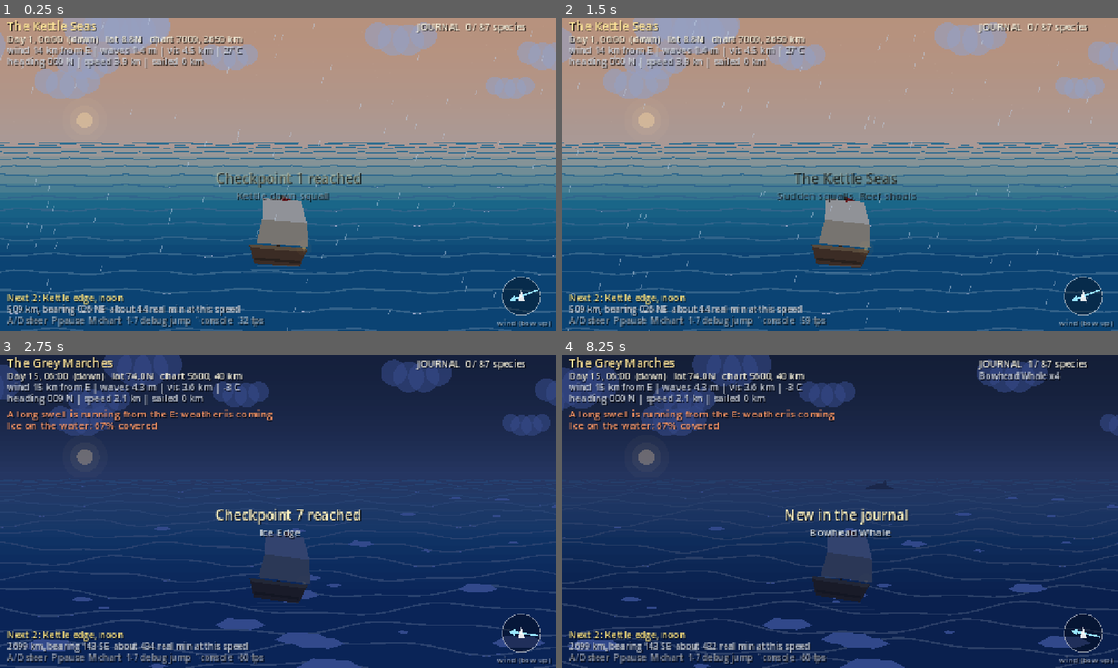
Above: before the commit, frames 1-4 (two rows, left to right).
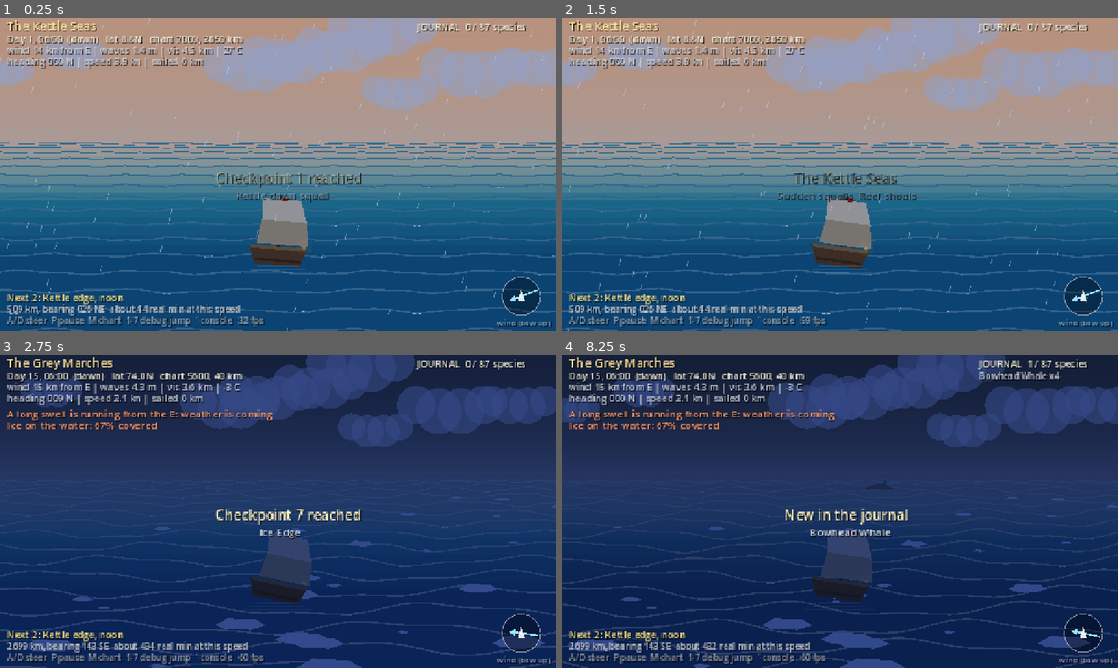
Above: after the commit, the same moments.

Repository: abdalrhmanelsyed500-sudo/Videos-motion
Game: Godot game, scene res://ui/ocean_slice.tscn
Same seed, same stepped clock (60 frames per second), same inputs: the game is played once before the commit and once after it. This scene is started directly instead of the project's main scene.
Inputs:
- Up to frame 1 (0.25 s): no input
- Up to frame 2 (1.5 s): tap Enter at 0.5 s; hold D 0.53-1.28 s; tap Tab at 0.6 s; tap Space at 0.77 s; hold Down from 1.28 s (still down); tap 1 at 1.35 s
- Up to frame 3 (2.75 s): tap Space at 1.52 s; release Down at 2.03 s; hold D from 2.03 s (still down); tap 7 at 2.1 s
- Up to frame 4 (8.25 s): release D at 2.78 s; hold Up 2.78-3.53 s; tap P at 2.85, 7.35 s; tap Space at 3.02, 3.77, 4.25, 4.52, 6.02, 6.77, 7.52 s; hold A 3.53-5.03 s; tap M at 3.6, 8.1 s; tap N at 4.35 s; hold Down 5.03-5.78 s; tap Tab at 5.1 s; hold D 5.78-6.53 s; tap 1 at 5.85 s; hold Up 6.53-7.28 s; tap 7 at 6.6 s; hold D 7.28-8.03 s; hold Down from 8.03 s (still down)

The runs differ from the first frame. In frame 1, 12% of the frame differs, in the area x 0-100%, y 0-36%; in frame 2, 12%; in frame 3, 17%, in the area x 0-100%, y 0-100%; in frame 4, 13%.

Commit message:
E1b: visual lock (HD-2D) in Canon v1.2, HD-2D proposal, compass-fixed sky and turn feedback, IN IRONS warning, scripted slice self-test, spec wording fix
Co-authored-by: arena-agent <297053741+arena-agent@users.noreply.github.com>

Diff:
--- a/pixel_pirates/game/ui/ocean_slice.gd
+++ b/pixel_pirates/game/ui/ocean_slice.gd
@@ -69,6 +69,17 @@
 var _chart_dirty := false
 var _labels: Array = []
 var _fps := 0.0
+var _turn := 0.0  ## smoothed turn rate in degrees per second (the ship leans into it)
+var _selftest := false
+var _st_phase := -1
+var _st_t := 0.0
+var _st_steer := 0.0
+var _st_fails := 0
+var _st_log: Array[String] = []
+var _st_mark: Dictionary = {}
+var _st_sum_ms := 0.0
+var _st_n := 0
+var _st_worst_ms := 0.0
 
 
 func _ready() -> void:
@@ -95,6 +106,9 @@
 		_labels.append([str(r["name"]), float(sd["x_km"]), float(sd["y_km"]), false])
 	_init_chart()
 	_jump(1)
+	_selftest = OS.get_cmdline_user_args().has("--selftest")
+	if _selftest:
+		_st_phase = 0
 
 
 func _jump(number: int) -> void:
@@ -143,13 +157,13 @@
 	var dt := minf(delta, MAX_STEP_S)
 	if _commands != null:
 		_commands.live = false  # this scene runs the clock; the console's own live clock would double the time
+	var steer := 0.0
 	if not _show_chart:
-		var steer := 0.0
-		if Input.is_key_pressed(KEY_A) or Input.is_key_pressed(KEY_LEFT):
-			steer -= 1.0
-		if Input.is_key_pressed(KEY_D) or Input.is_key_pressed(KEY_RIGHT):
-			steer += 1.0
+		steer = _steer_axis()
 		_sea.heading_deg = fposmod(_sea.heading_deg + steer * TURN_DEG_PER_S * dt, 360.0)
+	_turn = lerpf(_turn, steer * TURN_DEG_PER_S, 1.0 - exp(-dt / 0.25))
+	if _selftest:
+		_selftest_step(delta)
 	var t0 := float(_state.clock.t) / 86400.0
 	var gs: float = _state.tick(dt)
 	if _sea.last_sample.is_empty():
@@ -164,6 +178,18 @@
 	_update_wildlife(delta, t_days)
 	_update_chart()
 	queue_redraw()
+
+
+## -1 = turn to port, +1 = turn to starboard. The self-test replaces the keyboard with a scripted value.
+func _steer_axis() -> float:
+	if _selftest:
+		return _st_steer
+	var axis := 0.0
+	if Input.is_key_pressed(KEY_A) or Input.is_key_pressed(KEY_LEFT):
+		axis -= 1.0
+	if Input.is_key_pressed(KEY_D) or Input.is_key_pressed(KEY_RIGHT):
+		axis += 1.0
+	return axis
 
 
 func _smooth(dt: float) -> void:
@@ -323,6 +349,8 @@
 	v["wind_from_deg"] = float(_d["wind_from"])
 	v["heading_deg"] = _heading_disp
 	v["speed_kn"] = float(_d["speed_kn"])
+	v["turn"] = _turn
+	v["lat"] = float(_sea.last_sample["lat"])
 	return v
 
 
@@ -422,6 +450,9 @@
 		out.append("GALE: shorten sail, keep her head to the sea")
 	elif float(_d["herald"]) > 0.35:
 		out.append("A long swell is running from the %s: weather is coming" % _compass(float(_d["wind_from"])))
+	var off := absf(fposmod(_sea.heading_deg - float(_d["wind_from"]) + 540.0, 360.0) - 180.0)
+	if off < _oc.tuning_value("ship.no_go_deg") and float(_d["wind_kn"]) > 3.0:
+		out.append("IN IRONS: head to wind (%.0f deg off it). Bear away with A/D" % off)
 	if float(_d["fog"]) > 0.5:
 		out.append("Fog: you can see %.1f km" % float(_d["visibility_km"]))
 	if float(_d["ice"]) > 0.35:
@@ -480,3 +511,156 @@
 	var bow := PackedVector2Array([c + Vector2(0, -8), c + Vector2(4, 6), c + Vector2(-4, 6)])
 	draw_colored_polygon(bow, Color(1, 1, 1, 0.9))
 	Painter.text(self, Vector2(572, 354), "wind (bow up)", Color(1, 1, 1, 0.55), 9)
+
+
+# ---- self-test (godot --path game res://ui/ocean_slice.tscn -- --selftest) ---------------------------
+## Scripted run for the user's PC: steers, pauses, opens the chart, jumps to checkpoints, measures frame times, and
+## writes user://slice_selftest.txt (also printed with the prefix SELFTEST). It checks the SIMULATION through the real
+## scene (clock, steering, ship, weather, chart); it cannot judge how the picture looks, and the keyboard polling in
+## _steer_axis() is the one thing it replaces with a scripted value (press A and D yourself for that).
+func _st_check(ok: bool, what: String) -> void:
+	_st_log.append(("PASS  " if ok else "FAIL  ") + what)
+	if not ok:
+		_st_fails += 1
+
+
+func _st_stats() -> String:
+	var avg_fps := 1000.0 / maxf(_st_sum_ms / maxf(float(_st_n), 1.0), 0.001)
+	return "avg %.0f fps, worst frame %.0f ms over %d frames" % [avg_fps, _st_worst_ms, _st_n]
+
+
+func _st_next(phase: int) -> void:
+	_st_phase = phase
+	_st_t = 0.0
+	_st_sum_ms = 0.0
+	_st_n = 0
+	_st_worst_ms = 0.0
+
+
+func _st_mark_now() -> void:
+	_st_mark = {"heading": _sea.heading_deg, "x": _sea.x_km, "y": _sea.y_km, "dist": _sea.distance_km,
+			"clock": float(_state.clock.t)}
+
+
+func _selftest_step(delta: float) -> void:
+	_st_t += delta
+	if _st_t > 0.5 and _st_phase > 0:
+		_st_sum_ms += delta * 1000.0
+		_st_n += 1
+		_st_worst_ms = maxf(_st_worst_ms, delta * 1000.0)
+	match _st_phase:
+		0:
+			_st_phase0()
+		1:
+			if _st_t >= 1.0:
+				_st_mark_now()
+				_st_steer = 1.0
+				_st_next(2)
+		2:
+			if _st_t >= 3.0:
+				_st_steer = 0.0
+				_st_phase2()
+		3:
+			if _st_t >= 3.0:
+				_st_steer = 0.0
+				_st_phase3()
+		4:
+			if _st_t >= 1.5:
+				_st_phase4()
+		5:
+			if _st_t >= 8.0:
+				_st_phase5()
+		6:
+			if _st_t >= 4.0:
+				_st_log.append("INFO  checkpoint 2 (clear noon): " + _st_stats())
+				_jump(6)
+				_st_next(7)
+		7:
+			if _st_t >= 4.0:
+				_st_phase7()
+		8:
+			if _st_t >= 1.0:
+				_st_phase8()
+
+
+func _st_phase0() -> void:
+	var info := Engine.get_version_info()
+	_st_log.append("INFO  Godot %s | debug build %s" % [info.get("string", "?"), str(OS.is_debug_build())])
+	_st_log.append("INFO  GPU %s | api %s | driver %s" % [RenderingServer.get_video_adapter_name(),
+			RenderingServer.get_video_adapter_api_version(), str(OS.get_video_adapter_driver_info())])
+	_st_log.append("INFO  renderer setting %s | window %s" % [
+			str(ProjectSettings.get_setting("rendering/renderer/rendering_method")), str(DisplayServer.window_get_size())])
+	_st_check(_species.size() == 87, "87 species loaded (%d)" % _species.size())
+	_st_check(_oc.regions.size() == 10, "10 regions loaded (%d)" % _oc.regions.size())
+	_st_check(_route.size() == 7, "7 route checkpoints loaded (%d)" % _route.size())
+	_jump(1)
+	_st_next(1)
+
+
+func _st_phase2() -> void:
+	var dh := wrapf(_sea.heading_deg - float(_st_mark["heading"]), -180.0, 180.0)
+	_st_check(dh > 36.0 and dh < 46.0, "3 s of starboard steering turned the ship about 42 deg (%.1f)" % dh)
+	var moved := sqrt(pow(_sea.x_km - float(_st_mark["x"]), 2.0) + pow(_sea.y_km - float(_st_mark["y"]), 2.0))
+	_st_check(moved > 0.05, "the ship moved under sail (%.2f km in 3 s)" % moved)
+	var dclock := float(_state.clock.t) - float(_st_mark["clock"])
+	_st_check(dclock > 250.0 and dclock < 330.0, "3 real s = about 288 game s on the one clock (%.0f)" % dclock)
+	_st_check(_sea.distance_km > float(_st_mark["dist"]), "distance sailed increased")
+	_st_log.append("INFO  checkpoint 1 (dawn squall) sailing: " + _st_stats())
+	_st_steer = -1.0
+	_st_next(3)
+
+
+func _st_phase3() -> void:
+	var back := wrapf(_sea.heading_deg - float(_st_mark["heading"]), -180.0, 180.0)
+	_st_check(absf(back) < 6.0, "3 s to port brought the heading back (%.1f deg off the start)" % back)
+	_toggle_pause("menu")
+	_st_mark_now()
+	_st_next(4)
+
+
+func _st_phase4() -> void:
+	_st_check(float(_state.clock.t) == float(_st_mark["clock"]), "paused: the world clock did not move")
+	_st_check(_sea.x_km == float(_st_mark["x"]) and _sea.y_km == float(_st_mark["y"]), "paused: the ship did not move")
+	_toggle_pause("menu")
+	_show_chart = true
+	_state.clock.pause("planning")
+	_st_mark_now()
+	for i in _chart_cols * _chart_rows:
+		if _chart_known[i] == 0:
+			_chart_queue.append(i)
+	_st_next(5)
+
+
+func _st_phase5() -> void:
+	var pct := 100.0 * float(_chart_known_n) / float(_chart_cols * _chart_rows)
+	_st_check(float(_state.clock.t) == float(_st_mark["clock"]), "chart open (planning pause): the clock did not move")
+	_st_check(_st_worst_ms < 250.0, "chart reveal never stalled a frame beyond 250 ms (%.0f ms)" % _st_worst_ms)
+	_st_log.append("INFO  chart reveal: %.0f%% of the world charted in 8 s; %s" % [pct, _st_stats()])
+	_show_chart = false
+	_state.clock.resume("planning")
+	_jump(2)
+	_st_next(6)
+
+
+func _st_phase7() -> void:
+	_st_log.append("INFO  checkpoint 6 (the gale): " + _st_stats())
+	_st_check(float(_d["storm"]) > 0.4, "checkpoint 6 shows a gale (storm %.2f)" % float(_d["storm"]))
+	_st_check(float(_d["wave_m"]) > 3.0, "checkpoint 6 waves above 3 m (%.1f)" % float(_d["wave_m"]))
+	_jump(5)
+	_st_next(8)
+
+
+func _st_phase8() -> void:
+	var herald := float(_d["herald"])
+	var storm := float(_d["storm"])
+	var msg := "checkpoint 5: Herald Swell before the gale (herald %.2f, storm %.2f)" % [herald, storm]
+	_st_check(herald > 0.4 and storm < 0.3, msg)
+	_st_log.append("RESULT %s (%d failed)" % ["PASS" if _st_fails == 0 else "FAIL", _st_fails])
+	var f := FileAccess.open("user://slice_selftest.txt", FileAccess.WRITE)
+	for line in _st_log:
+		print("SELFTEST " + line)
+		if f != null:
+			f.store_line(line)
+	print("SELFTEST report file: " + ProjectSettings.globalize_path("user://slice_selftest.txt"))
+	_selftest = false
+	get_tree().quit(1 if _st_fails > 0 else 0)
--- a/pixel_pirates/game/ui/sea_painter.gd
+++ b/pixel_pirates/game/ui/sea_painter.gd
@@ -13,6 +13,8 @@
 const FOV_DEG := 55.0
 const FONT_SIZE := 12
 const SKY_STRIPS := 24
+const STAR_COUNT := 230
+const CLOUD_SPREAD := 3.3  # clouds are spread over 360 degrees; only those inside the 110 degree view are drawn
 const SEA_STRIPS := 22
 const WAVE_ROWS := 17
 const WAVE_STEP_PX := 16.0
@@ -38,6 +40,15 @@
 	for i in range(0, xy.size(), 2):
 		pts.append(origin + Vector2(float(xy[i]), float(xy[i + 1])) * sc)
 	cv.draw_colored_polygon(pts, col)
+
+
+## Screen x of something at compass azimuth az_deg while the ship heads heading_deg. -100 when outside the view.
+## The sky is fixed to the compass, so turning the ship visibly turns the world.
+static func screen_x(az_deg: float, heading_deg: float) -> float:
+	var rel := wrapf(az_deg - heading_deg, -180.0, 180.0)
+	if absf(rel) > FOV_DEG + 6.0:
+		return -100.0
+	return W * 0.5 + rel / FOV_DEG * W * 0.5
 
 
 static func text(
@@ -76,8 +87,10 @@
 	var cloud: float = v["cloud"]
 	if light < 0.35:
 		var a := (0.35 - light) / 0.35 * (1.0 - 0.9 * cloud)
-		for i in 70:
-			var sx := Ocean.hash01(i, 1, 0, 77) * W
+		for i in STAR_COUNT:
+			var sx := screen_x(Ocean.hash01(i, 1, 0, 77) * 360.0, float(v["heading_deg"]))
+			if sx < -2.0:
+				continue
 			var sy := Ocean.hash01(i, 2, 0, 77) * (HORIZON - 12.0)
 			var tw := 0.6 + 0.4 * sin(float(v["time"]) * (1.0 + Ocean.hash01(i, 3, 0, 77)) + float(i))
 			cv.draw_rect(Rect2(sx, sy, 1.0, 1.0), Color(1, 1, 0.92, a * tw))
@@ -90,9 +103,15 @@
 	var veil := 1.0 - 0.85 * float(v["cloud"]) - 0.4 * float(v["fog"])
 	if veil <= 0.05:
 		return
+	var lat: float = v["lat"]
+	var head: float = v["heading_deg"]
 	if hour > 5.0 and hour < 19.0:
 		var f := (hour - 5.0) / 14.0
-		var pos := Vector2(60.0 + f * 520.0, HORIZON - sin(f * PI) * 118.0 + 4.0)
+		# rises in the east, crosses the south (north of the equator) or the north (south of it), sets in the west
+		var sx := screen_x(90.0 + f * 180.0 if lat >= 0.0 else 90.0 - f * 180.0, head)
+		if sx < -2.0:
+			return
+		var pos := Vector2(sx, HORIZON - sin(f * PI) * 118.0 + 4.0)
 		var warm := clampf(4.0 * f * (1.0 - f), 0.0, 1.0)
 		var col := Color(1.0, 0.82, 0.55).lerp(Color(1.0, 0.97, 0.85), warm)
 		cv.draw_circle(pos, 26.0, Color(col.r, col.g, col.b, 0.10 * veil))
@@ -101,18 +120,23 @@
 	else:
 		var f2 := fposmod(hour - 19.0, 24.0) / 10.0
 		if f2 < 1.0:
-			var mp := Vector2(60.0 + f2 * 520.0, HORIZON - sin(f2 * PI) * 100.0 + 4.0)
+			var mx := screen_x(90.0 + f2 * 180.0 if lat >= 0.0 else 90.0 - f2 * 180.0, head)
+			if mx < -2.0:
+				return
+			var mp := Vector2(mx, HORIZON - sin(f2 * PI) * 100.0 + 4.0)
 			cv.draw_circle(mp, 14.0, Color(0.8, 0.85, 1.0, 0.10 * veil))
 			cv.draw_circle(mp, 7.0, Color(0.92, 0.94, 1.0, veil))
 
 
 static func _clouds(cv: CanvasItem, v: Dictionary) -> void:
 	var cloud: float = v["cloud"]
-	var n := int(3.0 + cloud * 11.0)
+	var n := int((3.0 + cloud * 11.0) * CLOUD_SPREAD)
 	var base := lit(Color(0.95, 0.95, 0.97), float(v["light"]), float(v["floor"])).darkened(0.5 * float(v["storm"]))
 	for i in n:
-		var speed := 2.0 + 4.0 * Ocean.hash01(i, 4, 0, 78) + float(v["wind_kn"]) * 0.15
-		var cx := fposmod(Ocean.hash01(i, 5, 0, 78) * (W + 160.0) + float(v["time"]) * speed, W + 160.0) - 80.0
+		var drift := (0.02 + 0.10 * Ocean.hash01(i, 4, 0, 78)) * (1.0 + float(v["wind_kn"]) * 0.05)  # degrees per second
+		var cx := screen_x(Ocean.hash01(i, 5, 0, 78) * 360.0 + float(v["time"]) * drift, float(v["heading_deg"]))
+		if cx < -2.0:
+			continue
 		var cy := 18.0 + Ocean.hash01(i, 6, 0, 78) * (HORIZON - 56.0)
 		var r := 12.0 + 16.0 * Ocean.hash01(i, 7, 0, 78) * (0.5 + cloud)
 		var a := 0.30 + 0.5 * cloud
@@ -152,12 +176,13 @@
 		var amp := amp_max * (0.12 + 0.88 * f)
 		var wl := (14.0 + 150.0 * f) * (1.0 + 1.3 * herald)
 		var ph := t * (0.5 + 0.7 * f) + float(r) * 1.7
+		var slide := float(v["heading_deg"]) * 4.0 * (0.4 + f)  # turning slides the swell pattern across the view
 		var col := deep.lerp(shallow, 0.35 * (1.0 - f)).lightened(0.10 + 0.06 * f)
 		var pts := PackedVector2Array()
 		var x := -WAVE_STEP_PX
 		while x <= W + WAVE_STEP_PX:
-			var s1 := sin(x / wl * TAU + ph)
-			var s2 := sin(x / (wl * 0.43) * TAU - ph * 1.3 + float(r))
+			var s1 := sin((x + slide) / wl * TAU + ph)
+			var s2 := sin((x + slide) / (wl * 0.43) * TAU - ph * 1.3 + float(r))
 			var yy := y + amp * (0.7 * s1 + 0.3 * s2)
 			pts.append(Vector2(x, yy))
 			if s1 * 0.7 + s2 * 0.3 > crest_limit * 0.7 and wave_m > 1.2:
@@ -258,7 +283,7 @@
 	var rel_wind := wrapf(float(v["wind_from_deg"]) - float(v["heading_deg"]), -180.0, 180.0)
 	var wind_f := clampf(float(v["wind_kn"]) / 30.0, 0.0, 1.0)
 	var heel := signf(rel_wind) * wind_f * 0.16 * sin(deg_to_rad(absf(rel_wind)))
-	var roll := sin(t * 0.9) * 0.025 * (0.4 + float(v["wave_m"]) * 0.6) + heel
+	var roll := sin(t * 0.9) * 0.025 * (0.4 + float(v["wave_m"]) * 0.6) + heel + float(v["turn"]) * 0.006
 	var bob := sin(t * 1.3) * (0.4 + float(v["wave_m"]) * 0.7)
 	cv.draw_set_transform(SHIP_POS + Vector2(0.0, bob), roll, Vector2.ONE)
 	var hull := lit(Color("#5a3c28"), light, fl)
Not shown, changed: pixel_pirates/docs/CANON_BIBLE.md
Not shown, added: pixel_pirates/docs/E1B_HD2D_PROPOSAL.md
Not shown, changed: pixel_pirates/docs/E1_WORLD_SPEC.md
Not shown, added: pixel_pirates/tools/run_slice_selftest.bat
Not shown, added: pixel_pirates/tools/run_slice_selftest.sh
